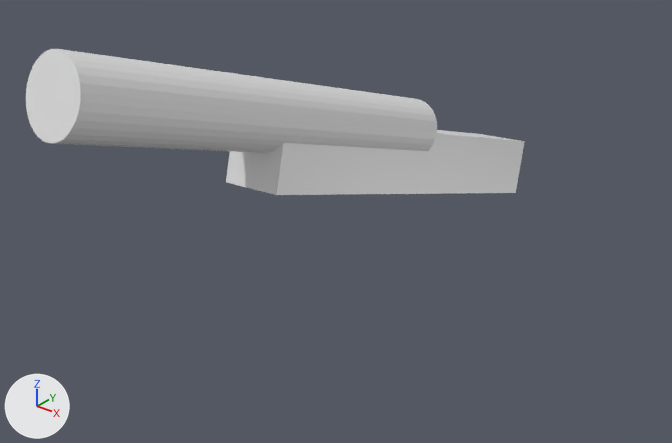
Before and after pictures for a commit that changed the FBX model Assets/Alex/untitled.fbx.
Camera for both pictures: a 50 mm camera at (0.857, -1.245, 0.621) aimed at (-0.017, -0.152, -0.057). The axes (+X, +Y, +Z) are drawn at lower left. The lights are the same throughout.
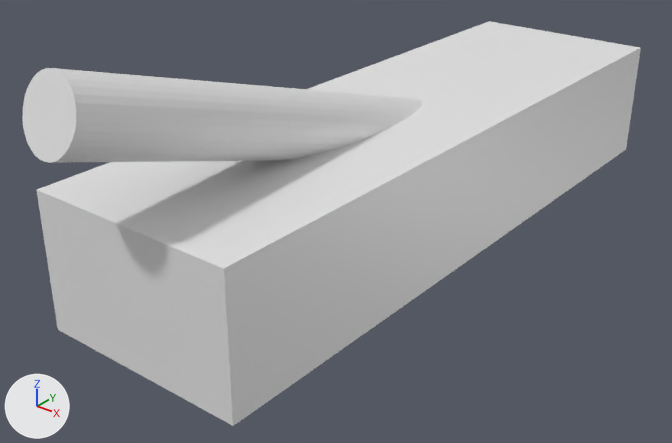
Location of each change, [x1, y1, x2, y2] in pixels of the pictures (672 x 443 px):
'Cube', moved, rescaled, turned
    before: [226, 130, 525, 195]
    after: [37, 21, 641, 426]
'Cylinder', turned
    before: [26, 49, 437, 153]
    after: [22, 68, 422, 163]

Edits to the bpy script that builds the scene:
```text
Change ob_cylinder:
    ob_cylinder.rotation_euler: (1.245, -0.0753, 0.0000949) -> (1.275, -0.0753, -0.00218)  # degrees (71, -4.3, 0) -> degrees (73, -4.3, -0.1)
Change ob_cube:
    ob_cube.rotation_euler: (1.245, -0.0753, 0.0000949) -> (0.0, 0.0, 0.0)  # degrees (71, -4.3, 0) -> degrees (0, 0, 0)
    ob_cube.location: (0.0, 0.0, 0.012) -> (0.0, 0.0, 0.0)
    ob_cube.scale: (0.0502, 0.0526, 0.367) -> (0.177, 0.599, 0.111)
```
